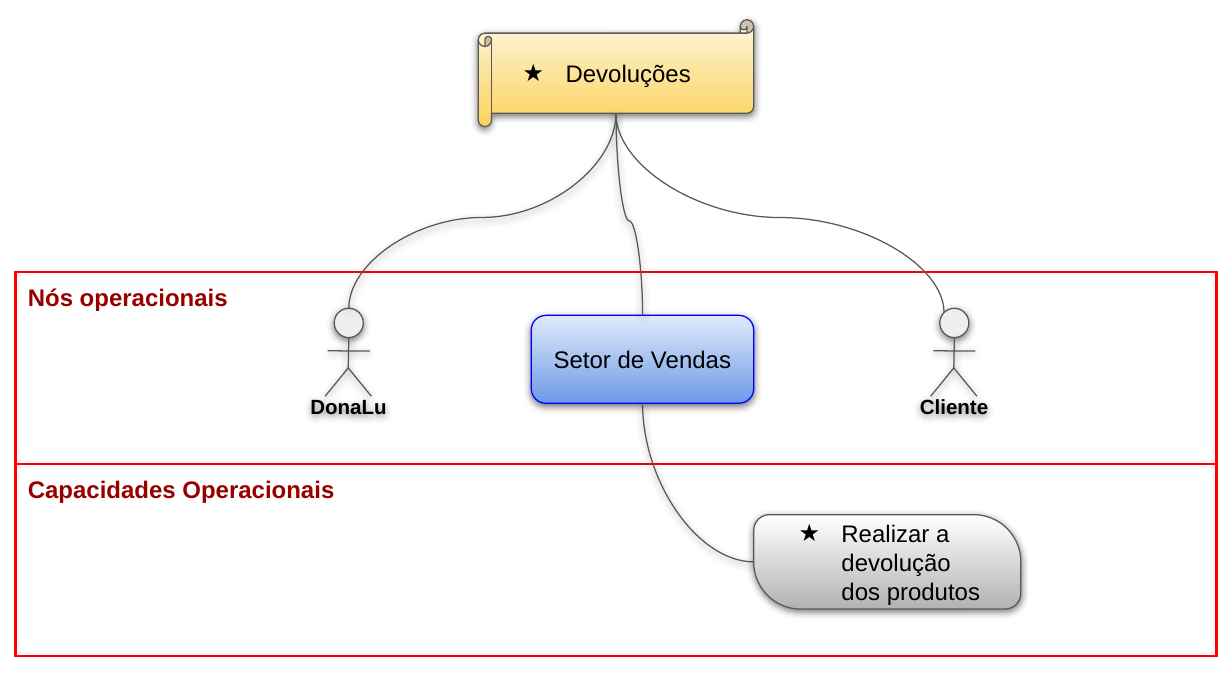
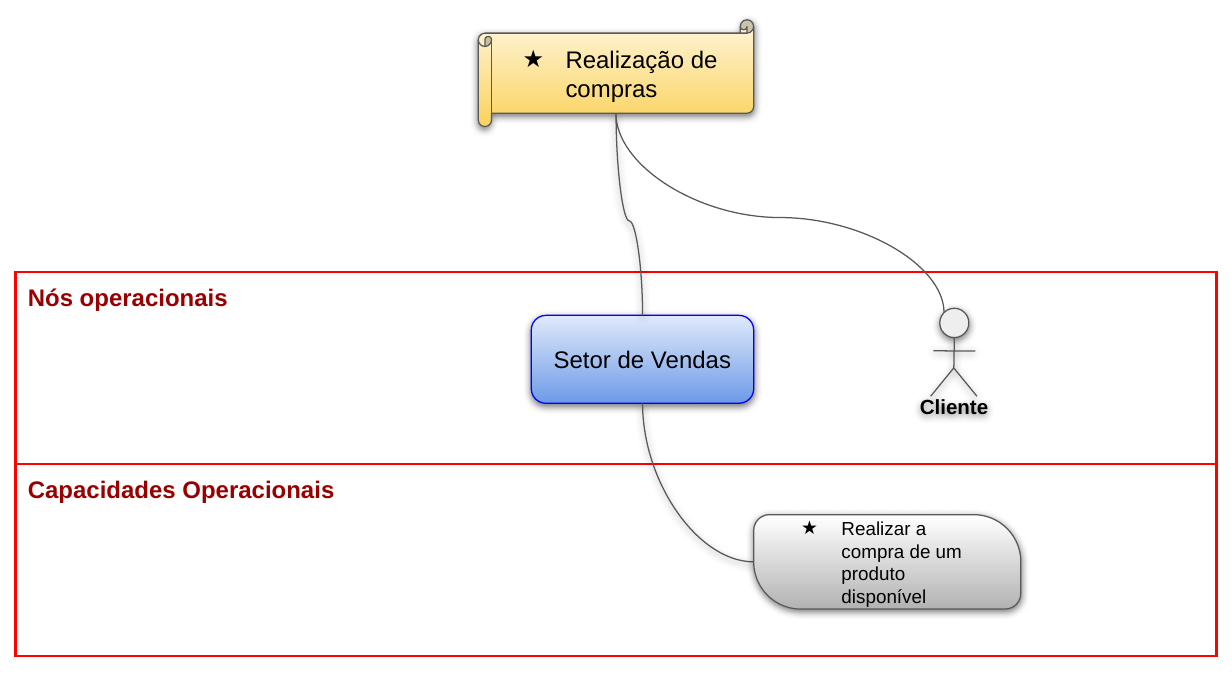
Before and after one commit to Andre-Narciso/ES-AC01, a slide deck: slide 4 of 15. Arquitetura de Negócio para cada Cenário.pptx (slide 3 before the commit). Drawn at 1232x693 pixels with LibreOffice and Linux fonts; fonts in the diff are those of the drawing. Boxes give left, top, right and bottom in pixels: in the first picture for what was removed or moved away, otherwise in the second. Text is boxed around its words. In the diff, an @@ line names an element or a change of style, - is before the commit and + after.

```diff
--- a/15. Arquitetura de Negócio para cada Cenário.pptx
+++ b/15. Arquitetura de Negócio para cada Cenário.pptx
@@ text in horizontal scroll at (566, 50, 718, 102): text changed @@
-★ Devoluções
+★ Realização de compras
@@ curved line removed from (349, 308) to (616, 113) @@
@@ group removed at (310, 308, 386, 415): 4 lines, 1 ellipse, 1 text @@
-DonaLu
@@ text in round diag rect at (841, 521, 962, 607): text changed; size 14 to 11 pt @@
-★ Realizar a devolução dos produtos
+★ Realizar a compra de um produto disponível
```
Also in this commit, not shown: 2 other slides changed, 1 slide added, 1 slide removed.
